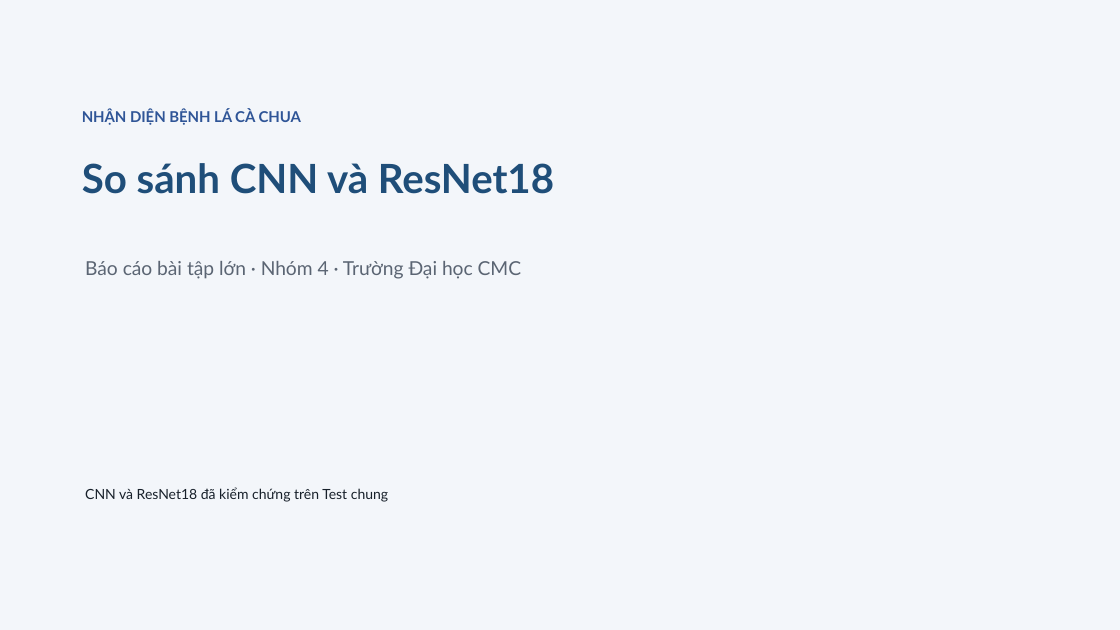
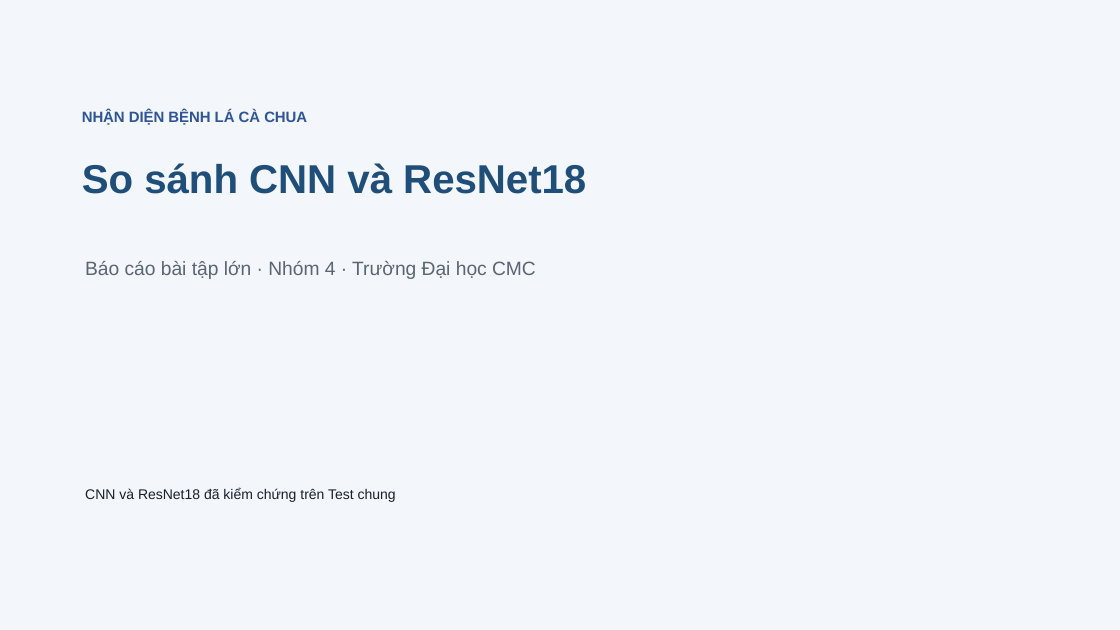
Before and after one commit to duyxl56785/Project_Dudoanbenhcaycachua, a slide deck: slide 1 of report/deliverables/slides_nhom_tomato_two_models_nv5.pptx. Drawn at 1120x630 pixels with LibreOffice and Linux fonts; fonts in the diff are those of the drawing. Boxes give left, top, right and bottom in pixels: in the first picture for what was removed or moved away, otherwise in the second. Text is boxed around its words. In the diff, an @@ line names an element or a change of style, - is before the commit and + after.

```diff
--- a/report/deliverables/slides_nhom_tomato_two_models_nv5.pptx
+++ b/report/deliverables/slides_nhom_tomato_two_models_nv5.pptx
@@ font Lato to Arial in 4 elements at [82, 110, 307, 125], [82, 163, 586, 194], [85, 261, 536, 279], [85, 488, 396, 502] @@
```
Also in this commit, not shown: 11 other slides changed, 5 other files.
